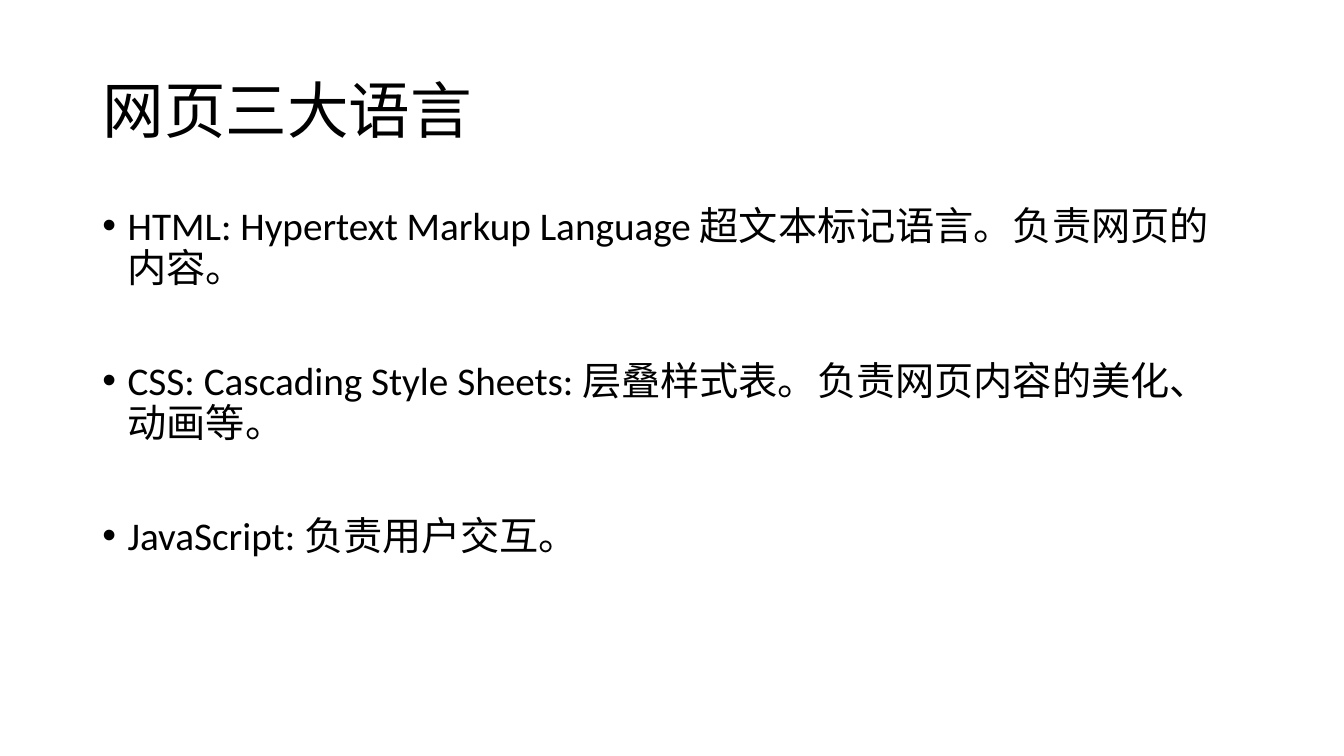
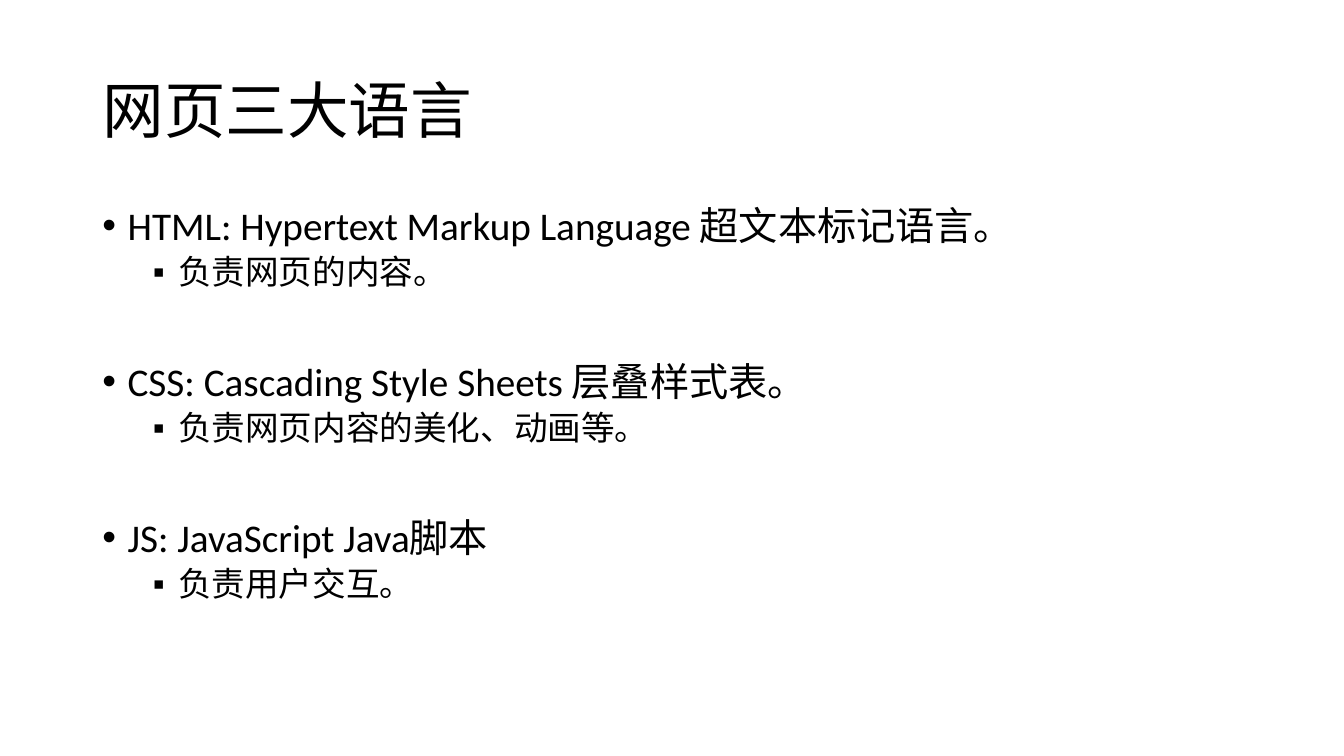
Before and after one commit to LAB-Remote/labRemoteLocal, a slide deck: slide 6 of teaching/zhibin/1/第一课_幻灯片.pptx (slide 5 before the commit). Drawn at 1344x756 pixels with LibreOffice and Linux fonts; fonts in the diff are those of the drawing. Boxes give left, top, right and bottom in pixels: in the first picture for what was removed or moved away, otherwise in the second. Text is boxed around its words. In the diff, an @@ line names an element or a change of style, - is before the commit and + after.

```diff
--- a/teaching/zhibin/1/第一课_幻灯片.pptx
+++ b/teaching/zhibin/1/第一课_幻灯片.pptx
@@ text at (128, 207, 1013, 599): text changed @@
-• HTML: Hypertext Markup Language 超文本标记语言。负责网页的内容。
-• CSS: Cascading Style Sheets: 层叠样式表。负责网页内容的美化、动画等。
-• JavaScript: 负责用户交互。
+• HTML: Hypertext Markup Language 超文本标记语言。
+  ▪ 负责网页的内容。
+• CSS: Cascading Style Sheets 层叠样式表。
+  ▪ 负责网页内容的美化、动画等。
+• JS: JavaScript Java脚本
+  ▪ 负责用户交互。
```
Also in this commit, not shown: 1 slide added, 44 other files.
